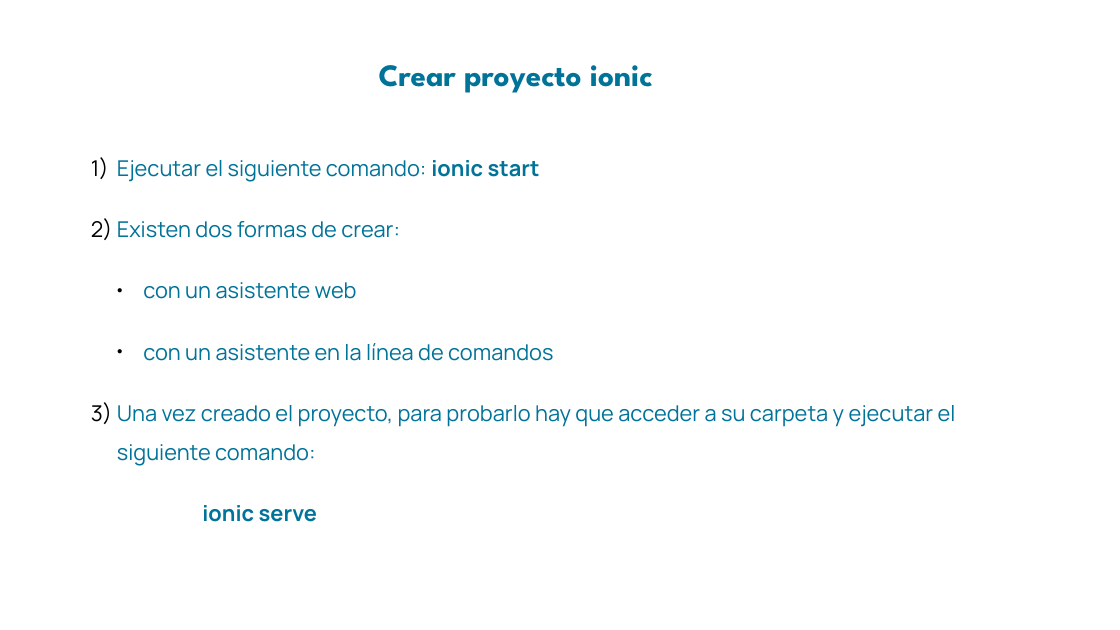
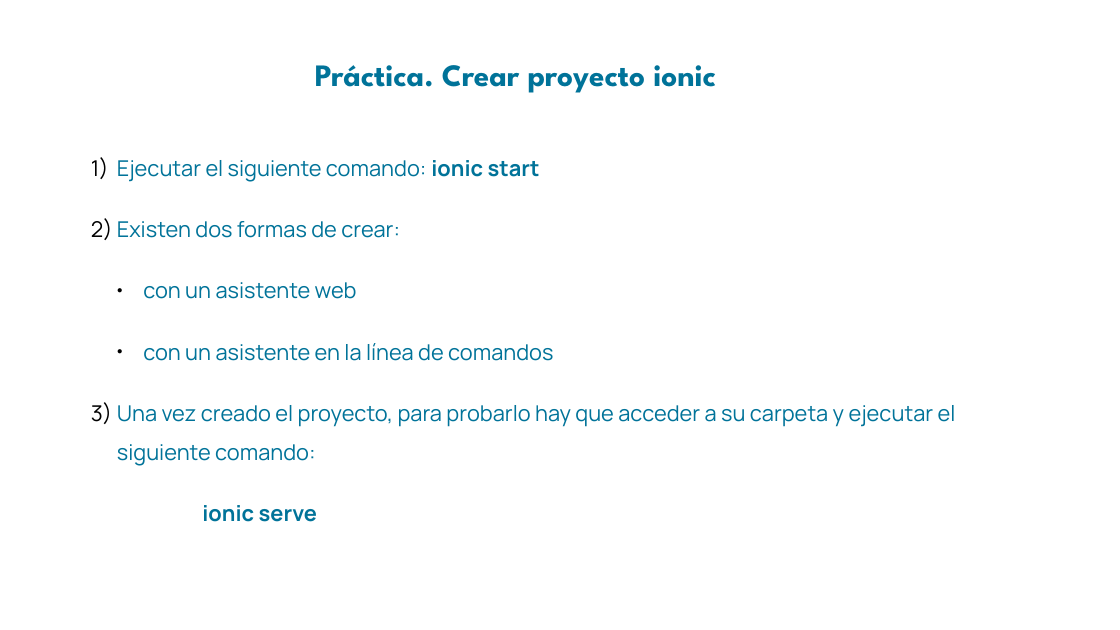
Before and after one commit to grupoinetel/curso-devops-ulpgc, a slide deck: slide 11 of ppt/curso-devops-ulpgc-ui.pptx (slide 10 before the commit). Drawn at 1120x630 pixels with LibreOffice and Linux fonts; fonts in the diff are those of the drawing; background and template pictures are left out. Boxes give left, top, right and bottom in pixels: in the first picture for what was removed or moved away, otherwise in the second. Text is boxed around its words. In the diff, an @@ line names an element or a change of style, - is before the commit and + after.

```diff
--- a/ppt/curso-devops-ulpgc-ui.pptx
+++ b/ppt/curso-devops-ulpgc-ui.pptx
@@ text at (315,65,716,93): text changed @@
-Crear proyecto ionic
+Práctica. Crear proyecto ionic
```
Also in this commit, not shown: 1 other slide changed, 1 slide removed.
